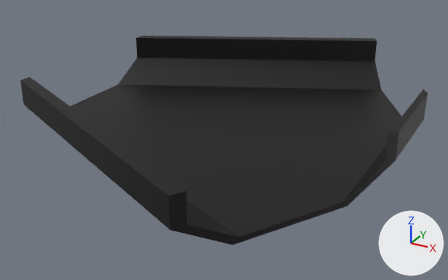
A saved change to the glTF model assets/mace_elements/inherited_elements/fork/fork.glb.
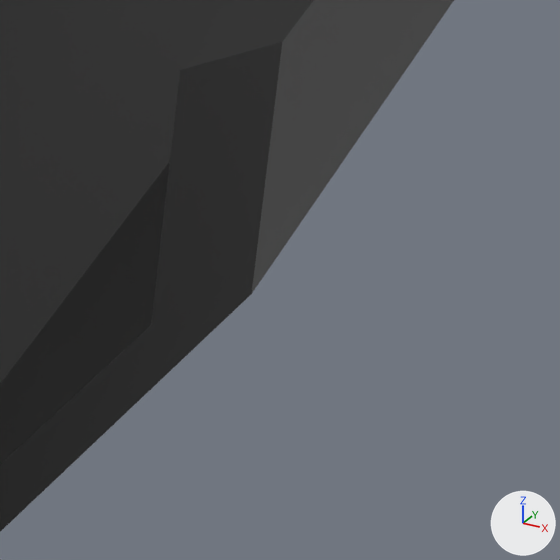
The first picture shows the older version from a 50 mm lens placed at (9.96, -20.32, 9.64), pointed at (-0.92, -0.54, -0.25). The close-ups show both versions on the part from 82% to 96% of the width and 45% to 68% of the height of that picture; other places that the commit changed are outside them. The axes (+X, +Y, +Z) are drawn at lower right. The lights are the same throughout. Where no turn or scale is listed for an object, it has been applied to the vertices.

Names of what the first close-up shows: 'Fork'.
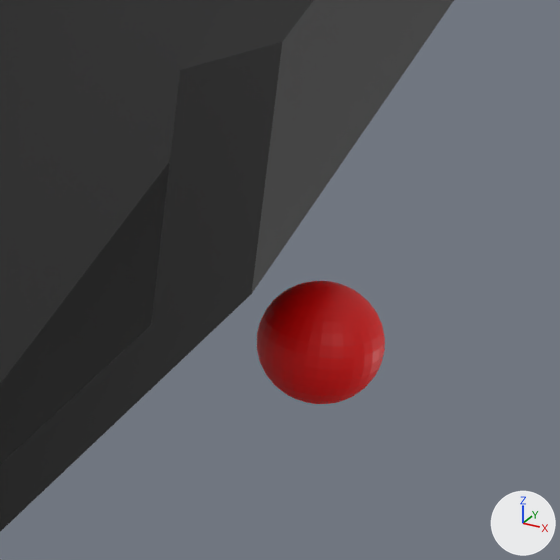
The newer file is also turned or shifted as a whole; pictures and numbers use the older file's frame.

Changed parts and their boxes [x1, y1, x2, y2] in the close-ups (560 x 560 px):
'EndMarker', added (red): after [257, 281, 385, 404]

Edits to the bpy script that builds the scene:
```text
Add mat_red:
    mat_red = principled_material('Red')
    mat_red.base_color = (1.0, 0.0, 0.0)  # red #ff0000
Add me_sphere_001:
    me_sphere_001.from_pydata(...)  # a UV sphere (32 segments, 16 rings, poles along z) spanning x -0.25..0.25, y -0.25..0.25, z -0.25..0.25
    me_sphere_001.materials.append(mat_red)  # red #ff0000
Add ob_endmarker:
    ob_endmarker = bpy.data.objects.new('EndMarker', me_sphere_001)
    ob_endmarker.location = (6.004, 0.0, 0.0)
```
